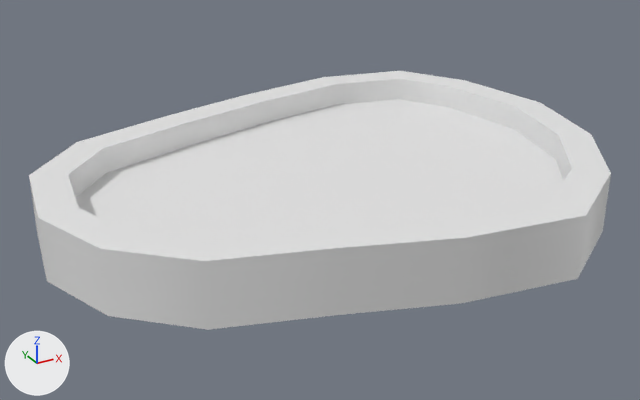
An edit to the FBX model Assets/Meshes/Functionality/mesh_KitchenMeatAttacher.fbx, drawn before and after from the same camera.
Before and after are seen from a camera (50 mm lens) standing at (-0.1026, -0.1907, 0.0877) and looking at (-0.0017, -0.0071, -0.0041). Arrows for +X, +Y and +Z are at lower left; the lights stay in place. Where no turn or scale is listed for an object, it has been applied to the vertices. Vertices at the same position are counted once.

In view in the first picture: 'MeatTacher'.
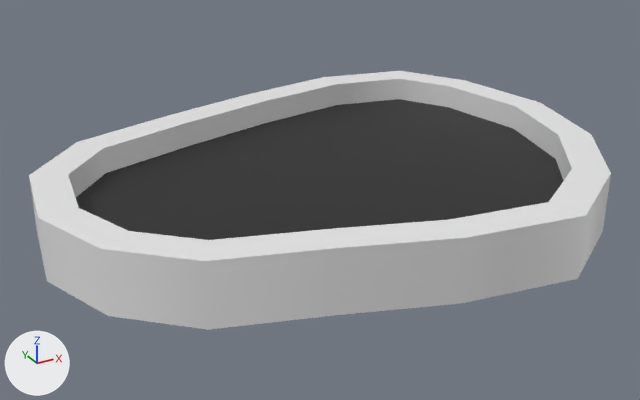
The change, as a diff of the scene's bpy script:
```diff
--- a/Assets/Meshes/Functionality/mesh_KitchenMeatAttacher.fbx.py
+++ b/Assets/Meshes/Functionality/mesh_KitchenMeatAttacher.fbx.py
@@ mat_mat_attacherinside @@
+mat_mat_attacherinside = principled_material('mat_AttacherInside')
+mat_mat_attacherinside.base_color = (0.0134, 0.0134, 0.0134)  # black #1f1f1f
@@ me_plane_003 @@
 me_plane_003.from_pydata(...)  # 64 vertices, 62 faces; spans x -0.0725..0.0762, y -0.067..0.0539, z -0.0068..0.0085
 # used by ob_meattacher; location = (0.0, 0.0, 0.0)
+# me_plane_003 part 1: all 14 faces centred in x -0.0575..0.0544, y -0.0526..0.037, z 0.0017 switch from mat_mat_attacher (white #e7e7e7) to mat_mat_attacherinside (black #1f1f1f)
```

Location of each change, [x1, y1, x2, y2] in pixels of the pictures (640 x 400 px):
part 1 of me_plane_003, recoloured (white to black): [76, 99, 564, 240] in both
